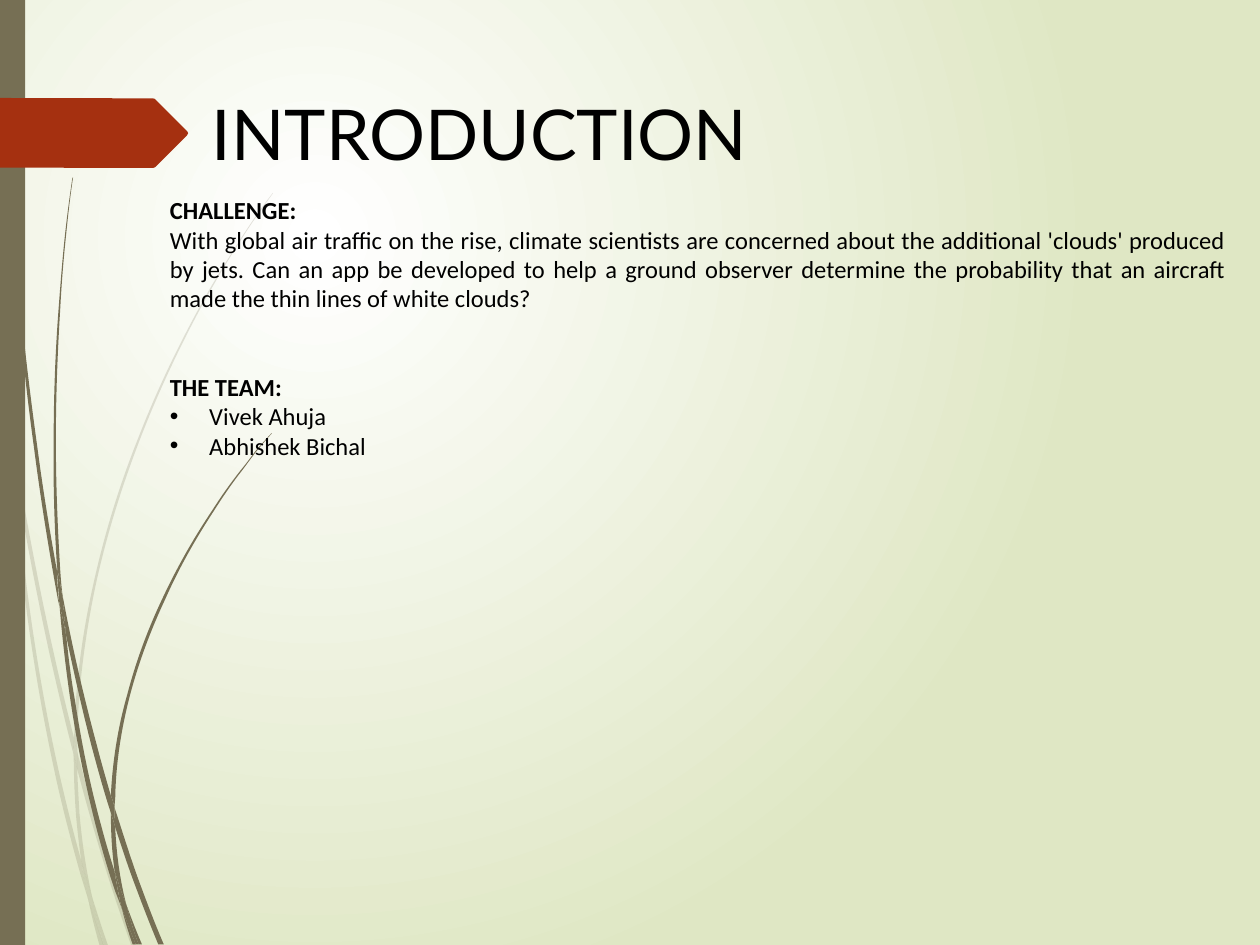
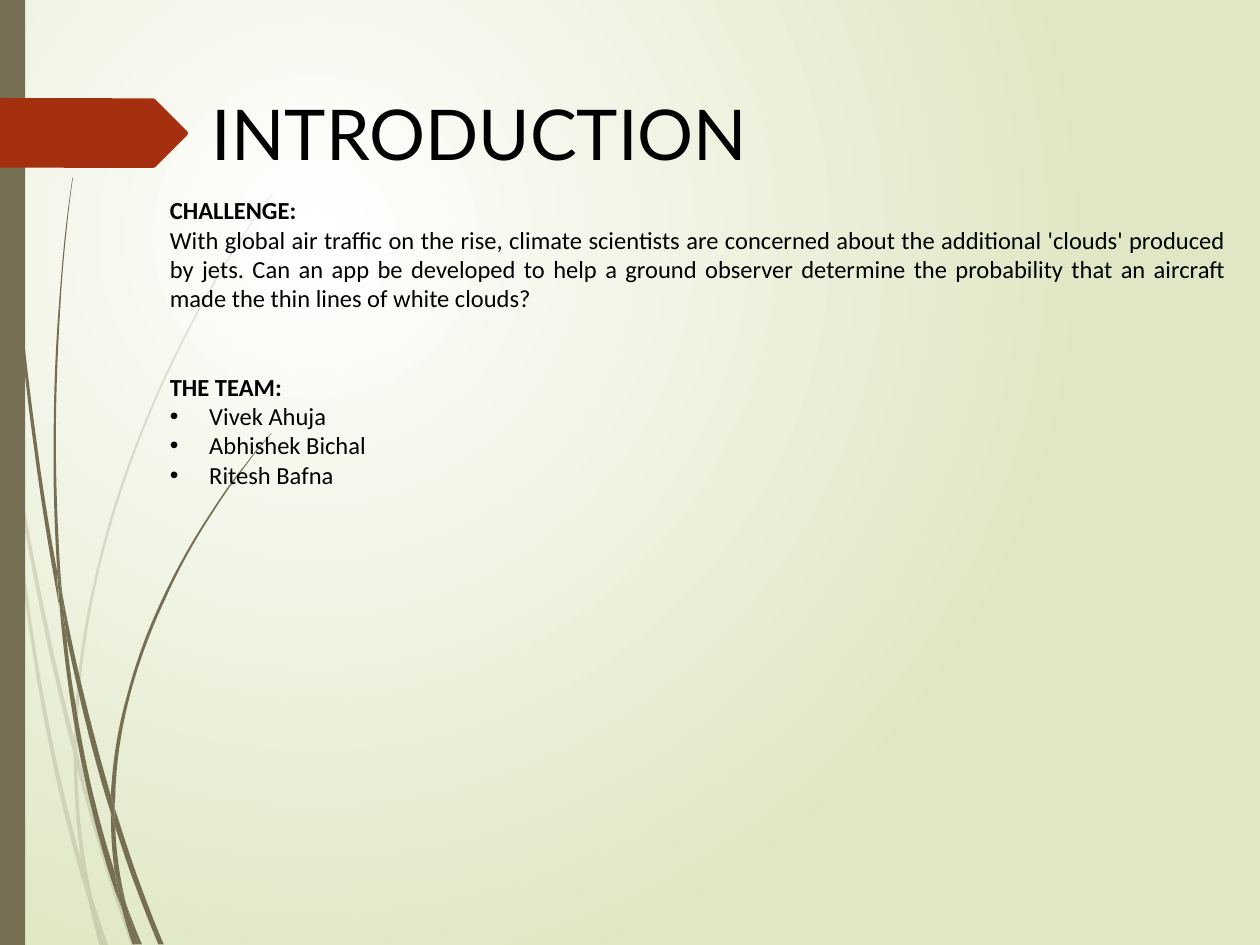
Before and after one commit to vza0001/Factitious-Nebula, a slide deck: slide 2 of Presentation.pptx. Drawn at 1260x945 pixels with LibreOffice and Linux fonts; fonts in the diff are those of the drawing. Boxes give left, top, right and bottom in pixels: in the first picture for what was removed or moved away, otherwise in the second. Text is boxed around its words. In the diff, an @@ line names an element or a change of style, - is before the commit and + after.

```diff
--- a/Presentation.pptx
+++ b/Presentation.pptx
@@ text at [209, 464, 333, 490]: paragraph added @@
+• Ritesh Bafna
```
